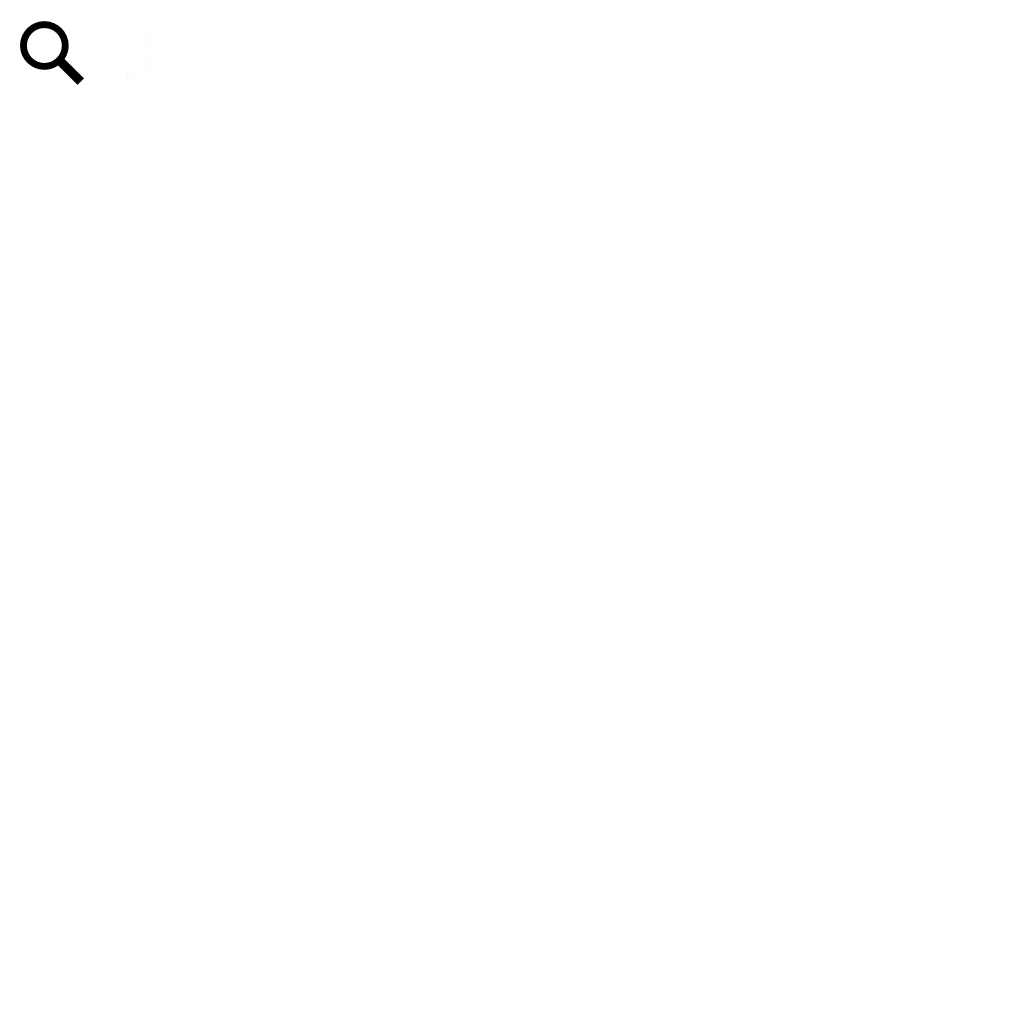
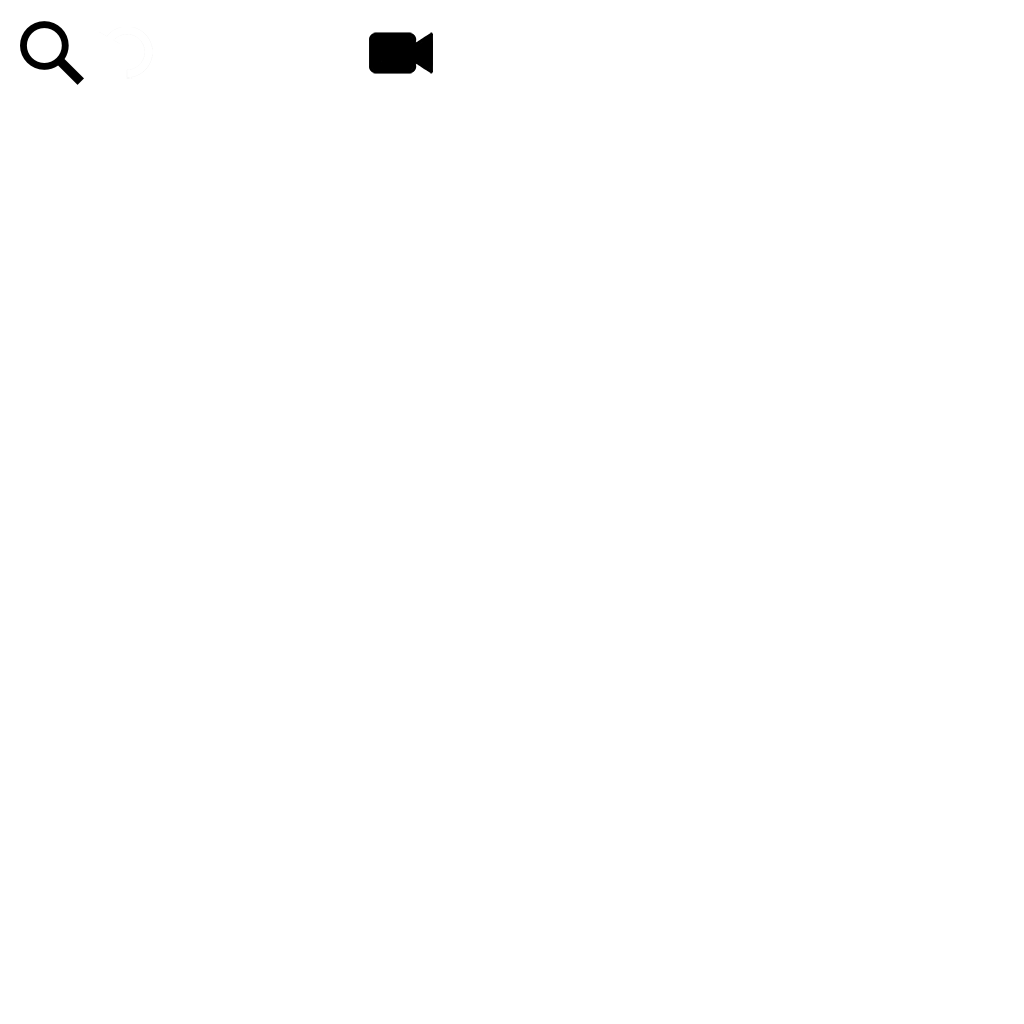
Layered file, before and after one edit (w=1024, h=1024). Changes by layer:
added layer "Camera Icon" above "Snap Icon" over <box>369,32,433,74</box>
